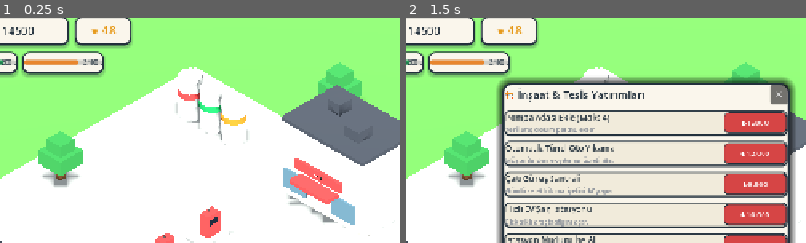
Above: before the commit, frames 1-2 (left to right).
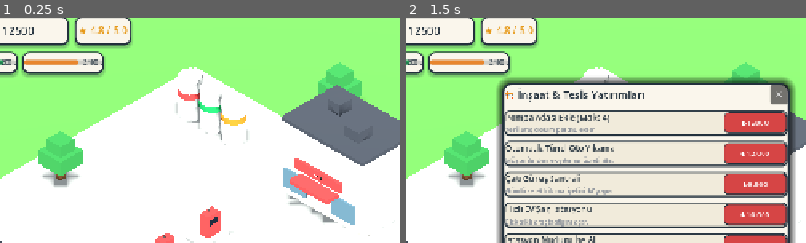
Above: after the commit, the same moments.

Repository: balax-studio/bakkal
Game: Godot game, scene res://scenes/Main.tscn
The game is run twice, just before and just after one commit, with the same random seed, the same clock (stepped at 60 frames per second) and the same inputs.
Inputs:
- Up to frame 1 (0.25 s): no input
- Up to frame 2 (1.5 s): click "⛽" at 0.5 s; click "🏗️ İnşaat" at 1.25 s
The pictures show only the part of the screen within x 20-70%, y 2-52%; the shares and areas given below are measured in that part.

The runs differ from the first frame. In frame 1, 0.3% of the frame differs, in the area x 2-32%, y 3-8%; in frame 2, 0.3%.

Commit message:
feat: complete dynamic i18n (TR/EN), mobile store compliance (>=48px touch targets, safe area insets), and dual-engine parity

Diff:
--- a/godot_station/project.godot
+++ b/godot_station/project.godot
@@ -14,13 +14,14 @@
 
 [application]
 
-config/name="BenelOil Türkiye - 3D İstasyon Tycoon"
-config/description="16-Bit Low-Poly Neo-Brutalist BenelOil İstasyon Oyunu"
+config/name="PixelOil 3D — Benzin İstasyonu Tycoon"
+config/description="16-Bit Low-Poly Neo-Brutalist PixelOil İstasyon Oyunu"
 run/main_scene="res://scenes/Main.tscn"
 config/features=PackedStringArray("4.7", "Forward Plus")
 
 [autoload]
 
+I18n="*res://scripts/I18n.gd"
 EventBus="*res://scripts/EventBus.gd"
 GameState="*res://scripts/GameState.gd"
 
--- a/godot_station/scripts/GameState.gd
+++ b/godot_station/scripts/GameState.gd
@@ -2,7 +2,7 @@
 
 ## GameState: Core Tycoon Economy, Fuel Tanks, Upgrades and 24h Simulation
 
-var money: float = 14500.0
+var money: float = 12500.0
 var reputation: float = 4.8
 var total_revenue: float = 0.0
 var total_customers_served: int = 0
--- a/godot_station/scripts/HUD.gd
+++ b/godot_station/scripts/HUD.gd
@@ -27,6 +27,8 @@
 	EventBus.reputation_changed.connect(_on_rep_changed)
 	EventBus.tank_updated.connect(_on_tank_updated)
 	EventBus.show_toast.connect(_show_toast)
+	if I18n:
+		I18n.locale_changed.connect(func(_l): _on_time_updated(GameState.hour, GameState.minute, GameState.day))
 
 	btn_fab.pressed.connect(_toggle_fab_menu)
 	$BottomMenu/FabSubMenu/BtnBuild.pressed.connect(func(): EventBus.open_construction_modal.emit())
@@ -48,11 +50,12 @@
 
 func _on_time_updated(h: int, m: int, d: int) -> void:
 	if label_time:
-		label_time.text = "GÜN %d · %02d:%02d" % [d, h, m]
+		var day_word = I18n.t("day") if I18n else "GÜN"
+		label_time.text = "%s %d · %02d:%02d" % [day_word, d, h, m]
 
 func _on_rep_changed(r: float) -> void:
 	if label_rep:
-		label_rep.text = "★ %.1f" % r
+		label_rep.text = "★ %.1f / 5.0" % r
 
 func _on_tank_updated(fuel: String, cur: float, cap: float) -> void:
 	var ratio: float = (cur / cap) * 100.0
--- /dev/null
+++ b/godot_station/scripts/I18n.gd
@@ -0,0 +1,143 @@
+extends Node
+
+## I18n: Dynamic Multi-Language Localization Singleton (TR / EN)
+## PixelOil 3D Godot Engine Synchronized Localization
+
+signal locale_changed(new_locale: String)
+
+var current_locale: String = "tr"
+
+const DICTIONARY: Dictionary = {
+	"tr": {
+		"cash": "KASA",
+		"day": "GÜN",
+		"reputation": "İTİBAR",
+		"gasoline": "BENZİN",
+		"diesel": "DİZEL",
+		"lpg": "LPG",
+		"electric": "ELEKTRİK",
+		"fab_build": "İnşaat",
+		"fab_order": "Sipariş",
+		"fab_office": "Ofis",
+		"liters_label": "LİTRE (L)",
+		"cost_label": "TUTAR (TL)",
+		"fill_full": "FULLE",
+		"btn_start_pump": "POMPAYI BAŞLAT",
+		"btn_finish_pump": "TAMAMLA & UĞURLA",
+		"btn_wash_tip": "Camları Sil (+₺25 Bahşiş)",
+		"build_title": "İstasyon Yatırımları",
+		"upgrade_pump_title": "Pompa Adası Ekle",
+		"upgrade_pump_desc": "Aynı anda daha fazla araca dolum yapın.",
+		"upgrade_wash_title": "Otomatik Tünel Oto Yıkama",
+		"upgrade_wash_desc": "Gelen araçlardan otomatik yıkama ücreti tahsil eder.",
+		"upgrade_solar_title": "Çatı Güneş Enerjisi (GES)",
+		"upgrade_solar_desc": "Gündüz istasyonun elektrik faturasını sıfırlar.",
+		"upgrade_mgr_title": "İstasyon Müdürü İşe Al",
+		"upgrade_mgr_desc": "Dolum ve tanker siparişlerini otomatik yönetir.",
+		"btn_bought": "ALINDI",
+		"btn_working": "ÇALIŞIYOR",
+		"order_title": "Yakıt Siparişi (Tanker)",
+		"tank_status": "Depo",
+		"office_title": "İstasyon Yönetim Ofisi",
+		"stat_total_rev": "Toplam Ciro:",
+		"stat_total_cars": "Hizmet Verilen Araç:",
+		"stat_satisfaction": "Genel Memnuniyet:",
+		"tariff_title": "Litre / Birim Satış Tarifesi",
+		"cost_prefix": "Maliyet",
+		"no_waiting_car": "(Bekleyen Araç Yok)",
+		"toast_welcome": "PixelOil 3D İstasyonuna Hoş Geldiniz!",
+		"toast_car_docked": "Araç #%s pompasına yanaştı.",
+		"toast_fuel_empty": "UYARI: Depoda %s kalmadı!",
+		"toast_collected": "+₺%s tahsil edildi.",
+		"toast_tip": "Camlar temizlendi (+₺25 Bahşiş).",
+		"toast_mgr": "İstasyon Müdürü: Pompa #%s dolduruldu (+₺%s)",
+		"toast_speed": "Zaman Hızı: %sx",
+		"toast_max_pumps": "Maksimum pompa sayısına ulaşıldı (4).",
+		"toast_insufficient_funds": "Yetersiz bakiye! (Gereken: ₺%s)",
+		"toast_pump_built": "Pompa #%s inşa edildi.",
+		"toast_wash_active": "Otomatik Oto Yıkama aktif edildi (+₺80/araç).",
+		"toast_solar_built": "Çatı GES kuruldu. Gündüz elektrik faturası ₺0.",
+		"toast_mgr_hired": "İstasyon Müdürü göreve başladı. Dolumlar otomatik.",
+		"toast_tanker_arrived": "%sL %s tankeri ikmal yaptı.",
+		"toast_tank_overflow": "Depo kapasitesi aşılıyor! (Boş yer: %s L)",
+		"toast_tariff_updated": "%s tarifesi güncellendi: ₺%s",
+		"toast_new_day": "GÜN %s BAŞLADI"
+	},
+	"en": {
+		"cash": "CASH",
+		"day": "DAY",
+		"reputation": "RATING",
+		"gasoline": "GASOLINE",
+		"diesel": "DIESEL",
+		"lpg": "LPG",
+		"electric": "ELECTRIC",
+		"fab_build": "Build",
+		"fab_order": "Order",
+		"fab_office": "Office",
+		"liters_label": "LITERS (L)",
+		"cost_label": "COST (TL)",
+		"fill_full": "FILL UP",
+		"btn_start_pump": "START PUMP",
+		"btn_finish_pump": "COMPLETE & DISMISS",
+		"btn_wash_tip": "Wash Windshield (+₺25 Tip)",
+		"build_title": "Station Investments",
+		"upgrade_pump_title": "Add Pump Island",
+		"upgrade_pump_desc": "Serve more vehicles simultaneously.",
+		"upgrade_wash_title": "Automatic Tunnel Car Wash",
+		"upgrade_wash_desc": "Automatically charges incoming vehicles for wash.",
+		"upgrade_solar_title": "Rooftop Solar (PV)",
+		"upgrade_solar_desc": "Eliminates daytime station power bills.",
+		"upgrade_mgr_title": "Hire Station Manager",
+		"upgrade_mgr_desc": "Automates car refueling and tanker orders.",
+		"btn_bought": "OWNED",
+		"btn_working": "ACTIVE",
+		"order_title": "Fuel Tanker Order",
+		"tank_status": "Tank",
+		"office_title": "Station Management Office",
+		"stat_total_rev": "Total Revenue:",
+		"stat_total_cars": "Vehicles Served:",
+		"stat_satisfaction": "Satisfaction:",
+		"tariff_title": "Fuel Unit Price Tariff",
+		"cost_prefix": "Cost",
+		"no_waiting_car": "(No Waiting Vehicle)",
+		"toast_welcome": "Welcome to PixelOil 3D Station!",
+		"toast_car_docked": "Vehicle docked at Pump #%s.",
+		"toast_fuel_empty": "WARNING: Out of %s fuel in storage!",
+		"toast_collected": "+₺%s collected.",
+		"toast_tip": "Windshield cleaned (+₺25 Tip).",
+		"toast_mgr": "Station Manager: Filled Pump #%s (+₺%s)",
+		"toast_speed": "Time Speed: %sx",
+		"toast_max_pumps": "Maximum pump count reached (4).",
+		"toast_insufficient_funds": "Insufficient funds! (Required: ₺%s)",
+		"toast_pump_built": "Pump #%s constructed.",
+		"toast_wash_active": "Automatic Car Wash activated (+₺80/car).",
+		"toast_solar_built": "Solar panels installed. Daytime power cost ₺0.",
+		"toast_mgr_hired": "Station Manager hired. Refueling automated.",
+		"toast_tanker_arrived": "%sL %s tanker delivery completed.",
+		"toast_tank_overflow": "Tank capacity exceeded! (Available: %s L)",
+		"toast_tariff_updated": "%s tariff updated: ₺%s",
+		"toast_new_day": "DAY %s HAS BEGUN"
+	}
+}
+
+func _ready() -> void:
+	# Load persisted locale if available
+	pass
+
+func t(key: String, args: Array = []) -> String:
+	var dict: Dictionary = DICTIONARY.get(current_locale, DICTIONARY["tr"])
+	var text: String = dict.get(key, key)
+	if args.size() > 0:
+		text = text % args
+	return text
+
+func set_locale(locale: String) -> void:
+	if locale == "tr" or locale == "en":
+		current_locale = locale
+		locale_changed.emit(current_locale)
+
+func toggle_locale() -> void:
+	if current_locale == "tr":
+		set_locale("en")
+	else:
+		set_locale("tr")
Not shown, changed: web_3d_station/game.js
Not shown, changed: web_3d_station/index.html
Not shown, changed: web_3d_station/style.css
